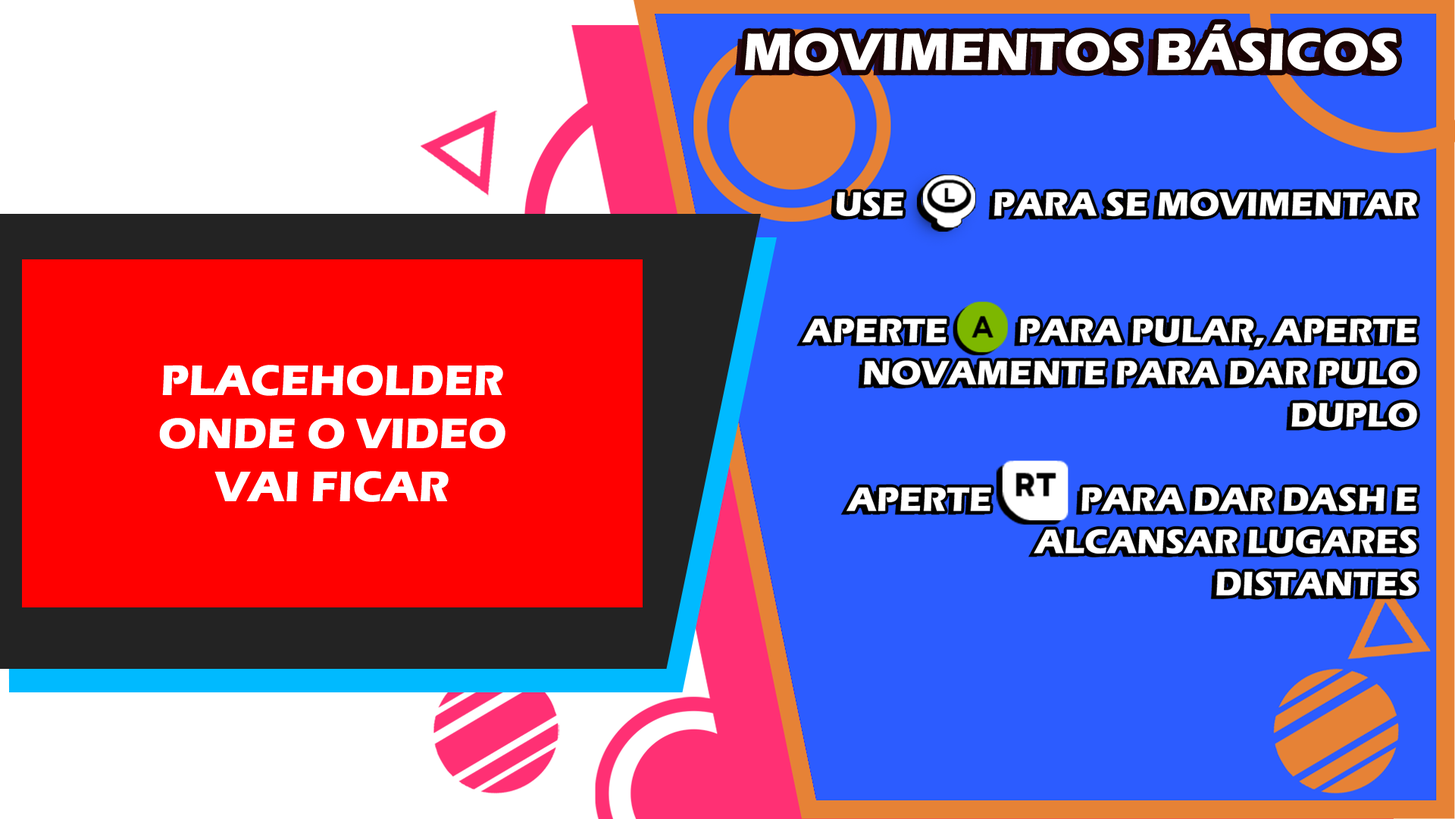
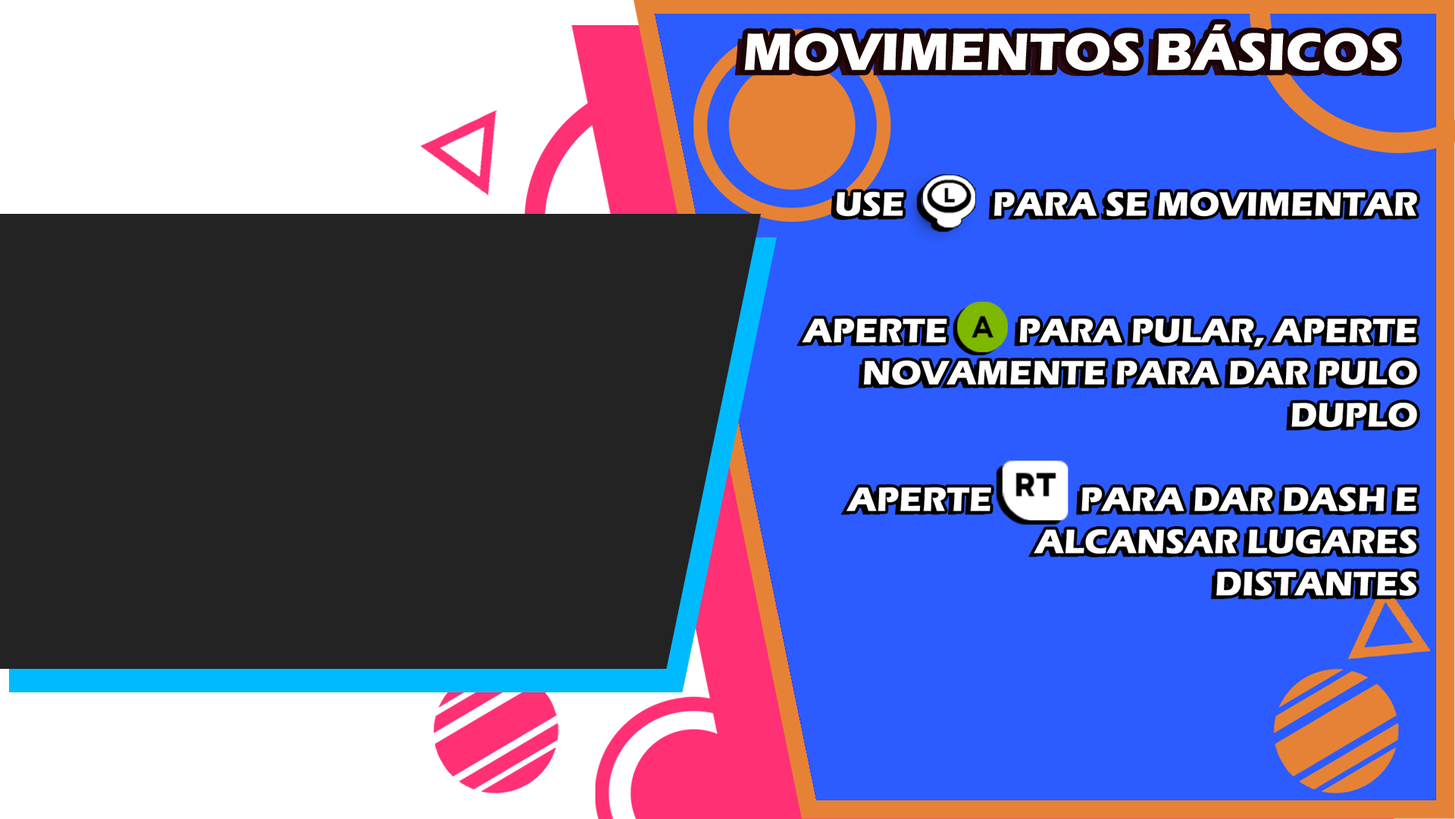
Layer changes from the first 1455x819 image to the second:
painted on "PLACEHOLDER ONDE O VIDEO VAI FICAR" over [21, 259, 643, 608]
